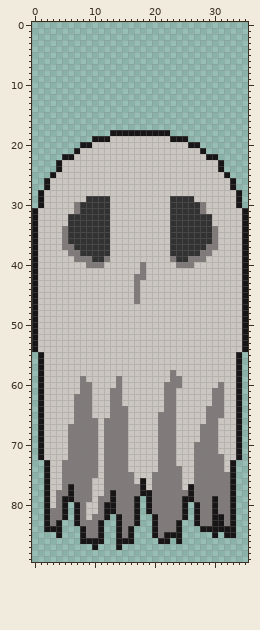
Pixel-art file: src/assets/entities/enemies/ghost/aseprite/ghost5.aseprite. That is the earlier state.
36x90 pixels, 1 frame.
The same view after the edit:
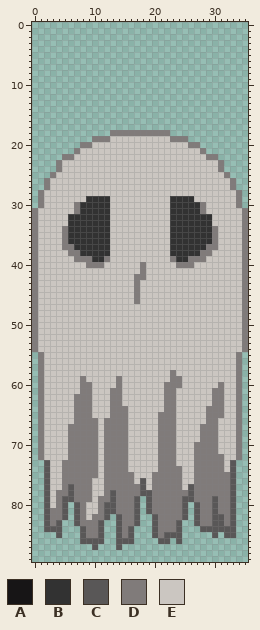
Palette (. is transparent): A #171516  B #323232  C #595757  D #807b7a  E #cbc6c1
Change:
y 18: x 13..22 AAAAAAAAAA -> DDDDDDDDDD
y 19: x 10..12 AAA -> DDD; x 23..25 AAA -> DDD
y 20: x 8..9 AA -> DD; x 26..27 AA -> DD
y 21: x 7 A -> D; x 28 A -> D
y 22: x 5..6 AA -> DD; x 29..30 AA -> DD
y 23..24: x 4 A -> D; x 31 A -> D
y 25: x 3 A -> D; x 32 A -> D
y 26..27: x 2 A -> D; x 33 A -> D
y 28..30: x 1 A -> D; x 34 A -> D
y 31..54: x 0 A -> D; x 35 A -> D
y 55..72: x 1 A -> D; x 34 A -> D
y 73..75: x 2 A -> C; x 33 A -> C
y 76: x 2 A -> C; x 18 A -> C; x 33 A -> C
y 77: x 2 A -> C; x 6 A -> C; x 18 A -> C; x 26 A -> C; x 33 A -> C
y 78: x 2 A -> C; x 6 A -> C; x 13 A -> C; x 18..19 AA -> CC; x 26 A -> C; x 33 A -> C
y 79: x 2 A -> C; x 5..6 AA -> CC; x 13 A -> C; x 17 A -> C; x 19 A -> C; x 25..26 AA -> CC; x 30 A -> C; x 33 A -> C
y 80..81: x 2 A -> C; x 5 A -> C; x 7 A -> C; x 12..13 AA -> CC; x 17 A -> C; x 19 A -> C; x 25 A -> C; x 27 A -> C; x 30 A -> C; x 33 A -> C
y 82: x 2 A -> C; x 5 A -> C; x 7 A -> C; x 12 A -> C; x 14 A -> C; x 17 A -> C; x 20 A -> C; x 25 A -> C; x 27 A -> C; x 30..31 AA -> CC; x 33 A -> C
y 83: x 2 A -> C; x 4 A -> C; x 7 A -> C; x 11 A -> C; x 14 A -> C; x 17 A -> C; x 20 A -> C; x 24 A -> C; x 27 A -> C; x 30..31 AA -> CC; x 33 A -> C
y 84: x 2..4 AAA -> CCC; x 8 A -> C; x 11 A -> C; x 14 A -> C; x 16 A -> C; x 20 A -> C; x 24 A -> C; x 28..33 AAAAAA -> CCCCCC
y 85: x 4 A -> C; x 8 A -> C; x 11 A -> C; x 14 A -> C; x 16 A -> C; x 20 A -> C; x 22..24 AAA -> CCC; x 30 A -> C; x 32..33 AA -> CC
y 86: x 8..11 AAAA -> CCCC; x 14..16 AAA -> CCC; x 21..22 AA -> CC; x 24 A -> C
y 87: x 10 A -> C; x 14 A -> C
Pixel boxes of the changes (left, top, right, bottom) in both pictures:
changed: (32, 130, 248, 550)
